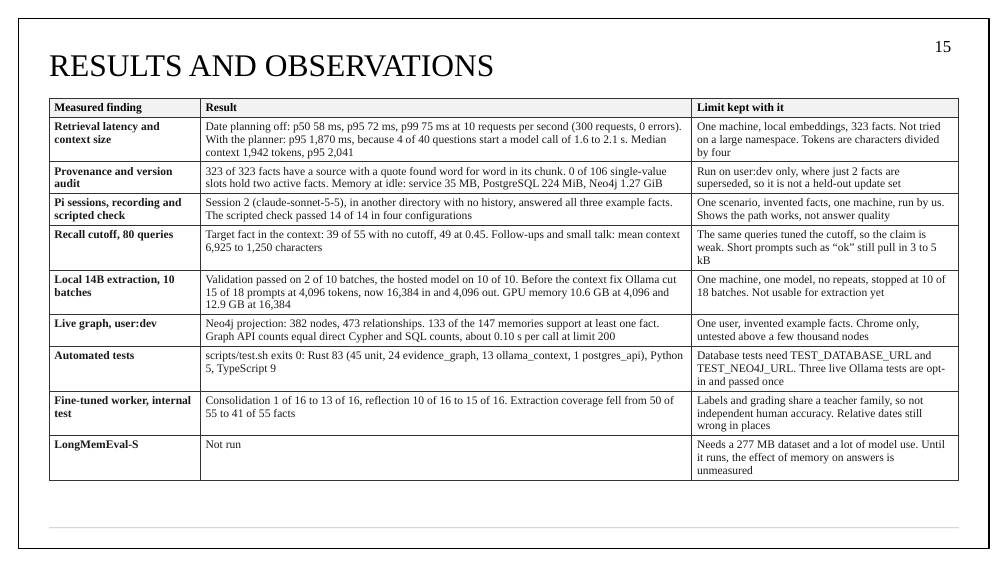
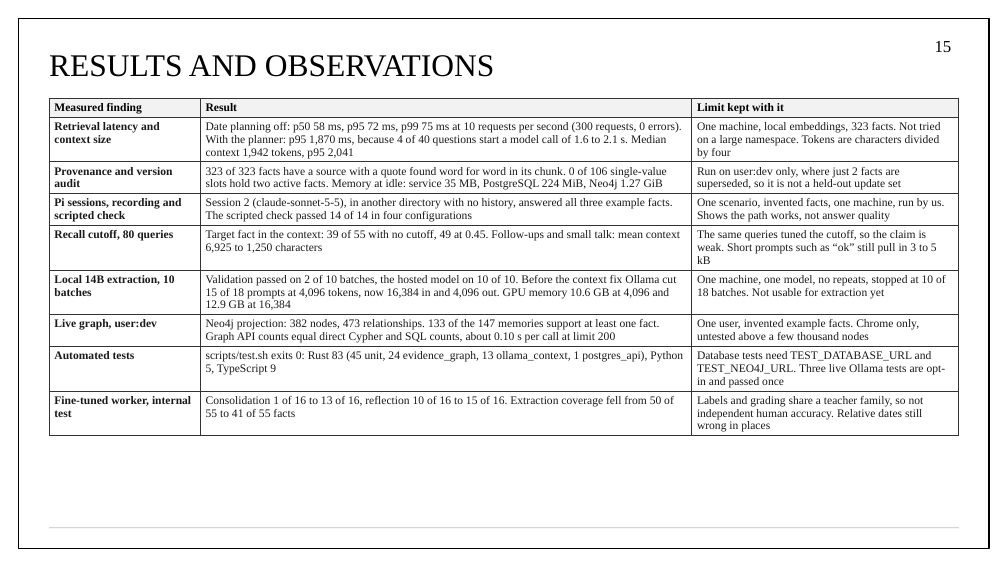
Before and after one commit to aryaniyaps/sdp-2026, a slide deck: slide 15 of P1_R2_13.pptx. Drawn at 1008x567 pixels with LibreOffice and Linux fonts; fonts in the diff are those of the drawing. Boxes give left, top, right and bottom in pixels: in the first picture for what was removed or moved away, otherwise in the second. Text is boxed around its words. In the diff, an @@ line names an element or a change of style, - is before the commit and + after.

```diff
--- a/P1_R2_13.pptx
+++ b/P1_R2_13.pptx
@@ table at (x1=49, y1=98, x2=959, y2=436) @@
-row 10: LongMemEval-S | Not run | Needs a 277 MB dataset and a lot of model use. Until it runs, the effect of memory on answers is unmeasured
```
Also in this commit, not shown: 5 other slides changed, 1 slide removed.
